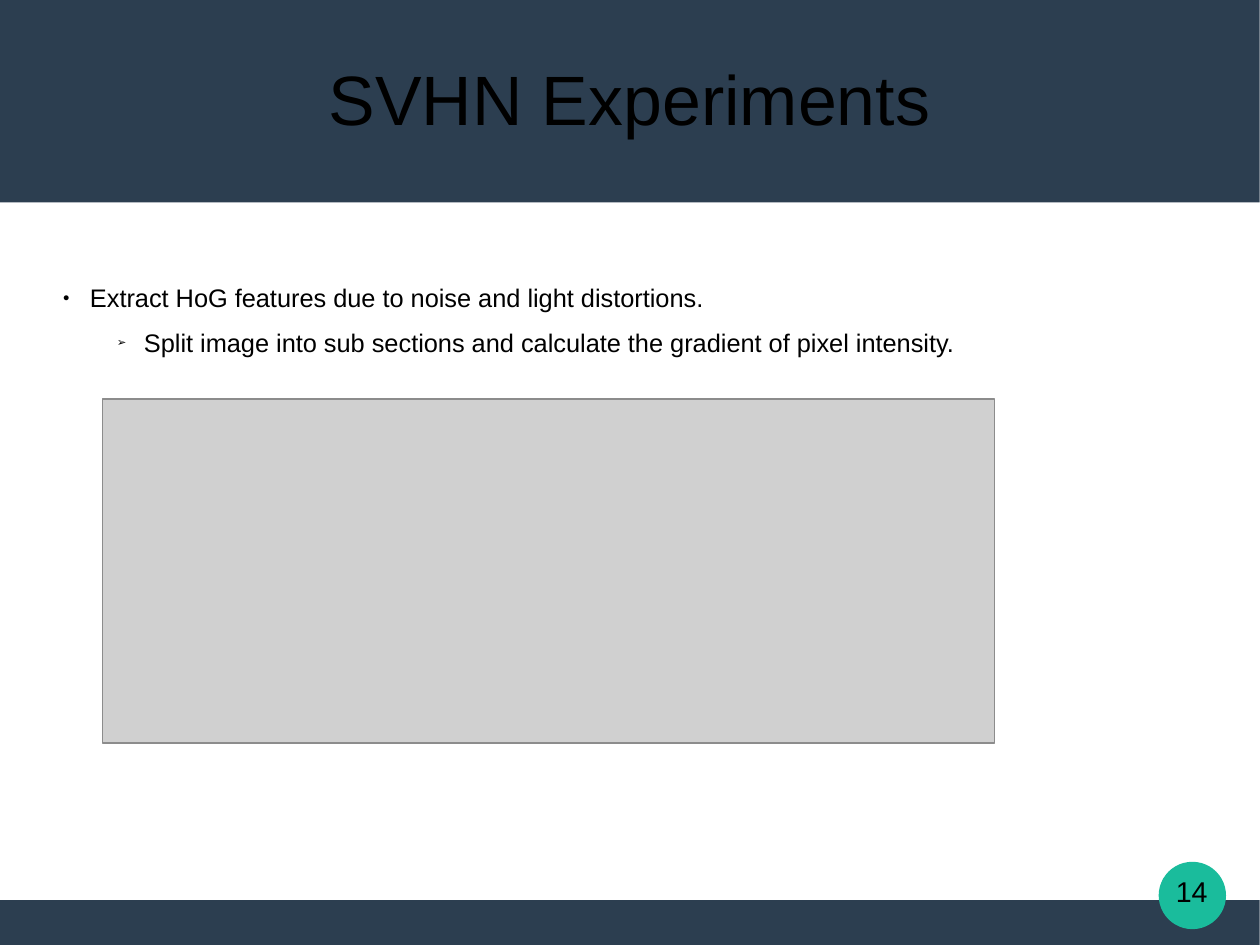
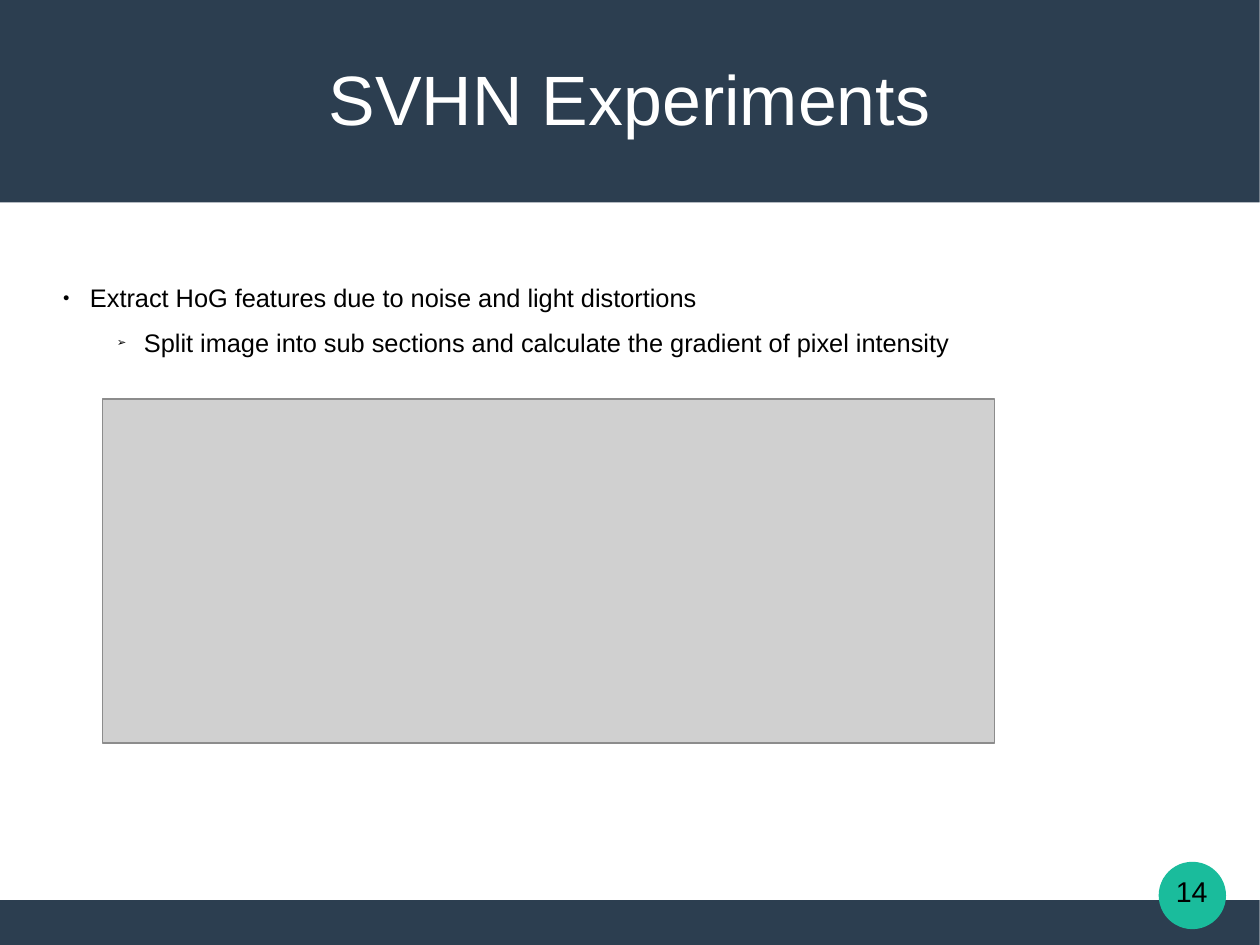
Before and after one commit to Katsileros/Dimensionality_Reduction, a slide deck: slide 14 of Diploma-Thesis-LaTeX/presentation/Locally_Linear_Embeddings_in_Pattern_Recognition.odp. Drawn at 1260x945 pixels with LibreOffice and Linux fonts; fonts in the diff are those of the drawing; grey boxes stand for pictures. Boxes give left, top, right and bottom in pixels: in the first picture for what was removed or moved away, otherwise in the second. Text is boxed around its words. In the diff, an @@ line names an element or a change of style, - is before the commit and + after.

```diff
--- a/Diploma-Thesis-LaTeX/presentation/Locally_Linear_Embeddings_in_Pattern_Recognition.odp
+++ b/Diploma-Thesis-LaTeX/presentation/Locally_Linear_Embeddings_in_Pattern_Recognition.odp
@@ title "SVHN Experiments" at [329,74,930,138]: text colour #000000 to #FFFFFF @@
@@ subtitle at [90,288,949,358]: text changed @@
-● Extract HoG features due to noise and light distortions.
-    ➢ Split image into sub sections and calculate the gradient of pixel intensity.
+● Extract HoG features due to noise and light distortions
+    ➢ Split image into sub sections and calculate the gradient of pixel intensity
```
Also in this commit, not shown: 19 other slides changed, 1 other file.
